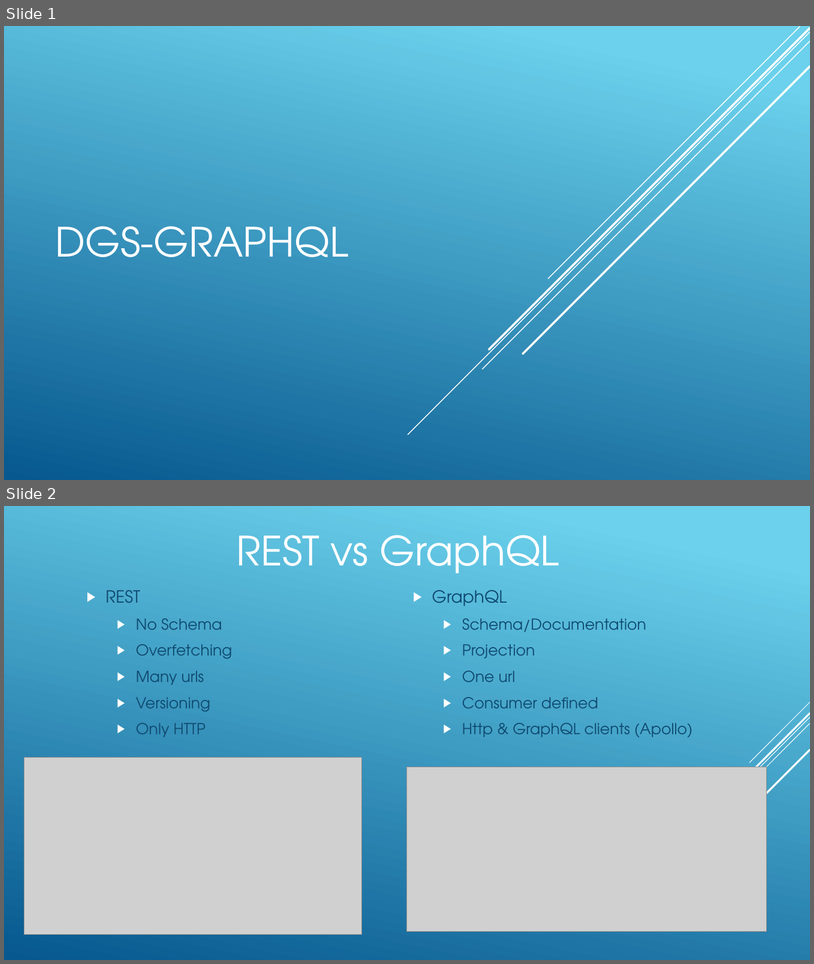
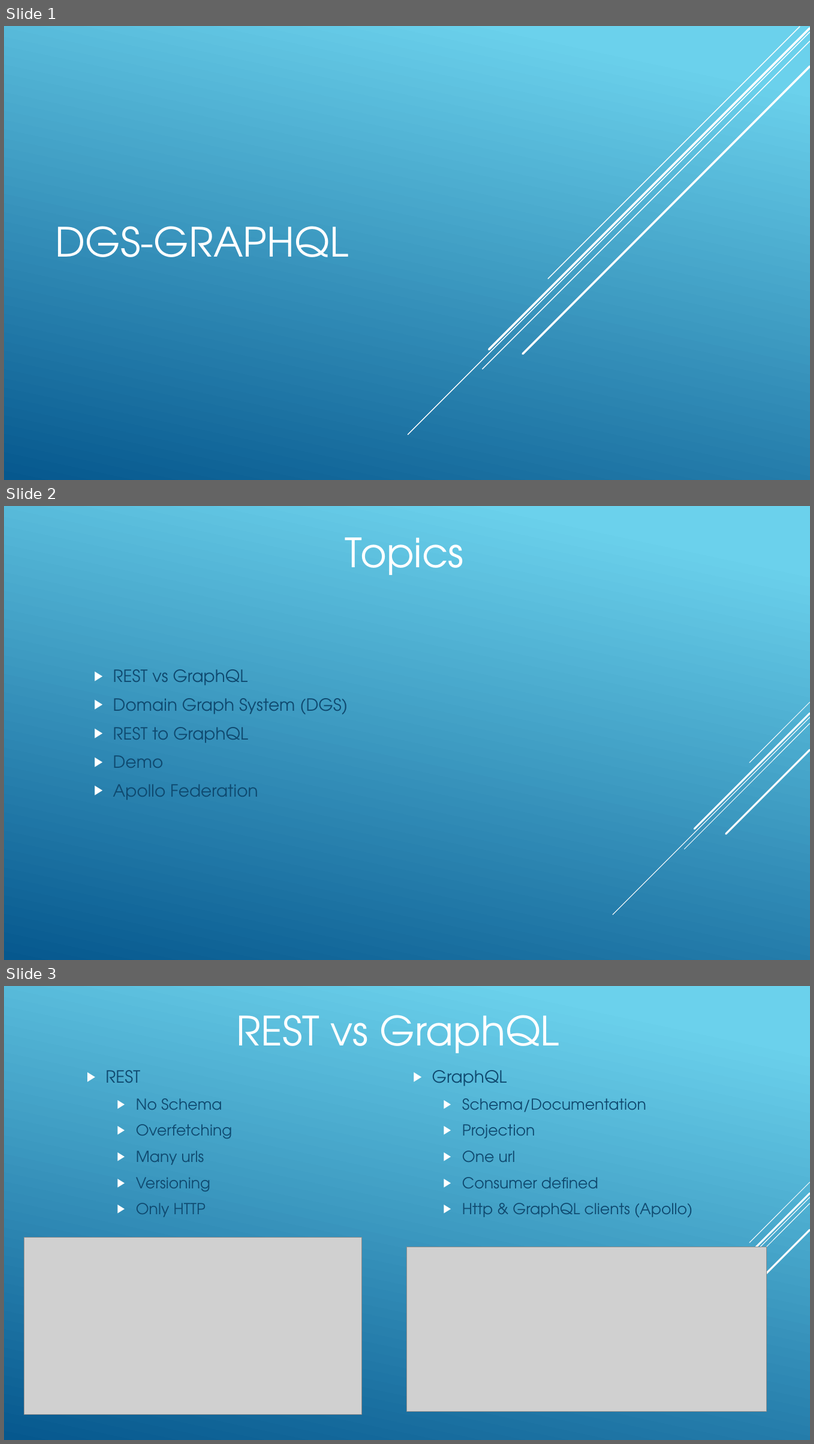
Before and after one commit to Maarij/graphql-dgs-springboot, a slide deck: DGS-GraphQL.pptx. Shown one above the other, each under a label of ours: slides 1 and 2 before the commit, slides 1, 2 and 3 after it. The pictures are 814x964 and 814x1444 pixels, drawn with LibreOffice and Linux fonts; fonts in the diff are those of the drawing; grey boxes stand for pictures. Boxes give left, top, right and bottom in pixels: in the first picture for what was removed or moved away, otherwise in the second. Text is boxed around its words. In the diff, an @@ line names an element or a change of style, - is before the commit and + after.

Commit message:
pptx

```diff
--- a/DGS-GraphQL.pptx
+++ b/DGS-GraphQL.pptx
@@ slide 2 added at <box>4,506,810,960</box>, background gradient #6ED2EB to #06588E; not listed: 5 template elements that a slide beside it also shows @@
@@ text added at <box>345,537,464,575</box>, 48 pt, text #FFFFFF @@
+Topics
@@ text added at <box>113,669,348,799</box>, 20 pt, text #0F496F @@
+▶ REST vs GraphQL
+▶ Domain Graph System (DGS)
+▶ REST to GraphQL
+▶ Demo
+▶ Apollo Federation
@@ what was slide 2 is now slide 3 @@
```
